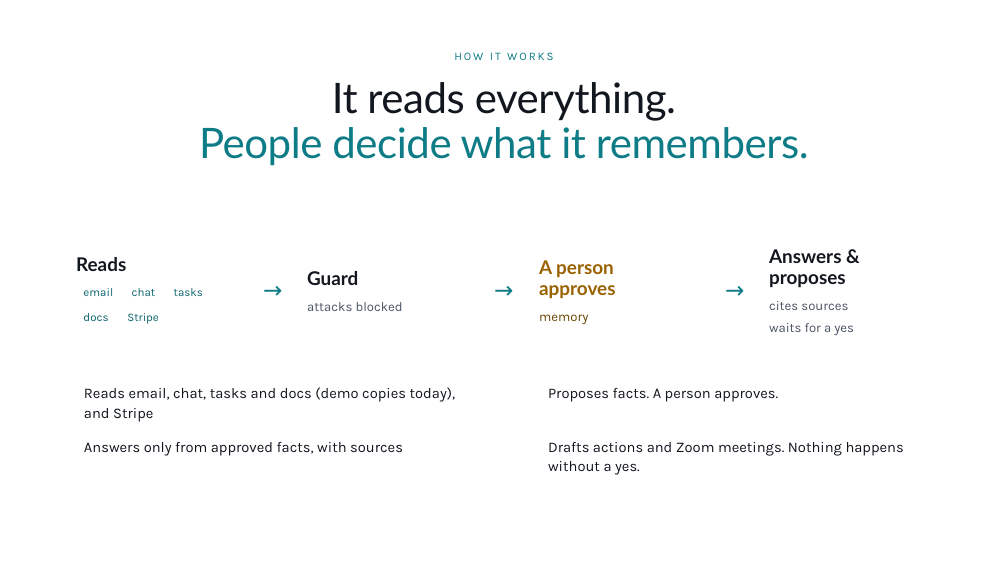
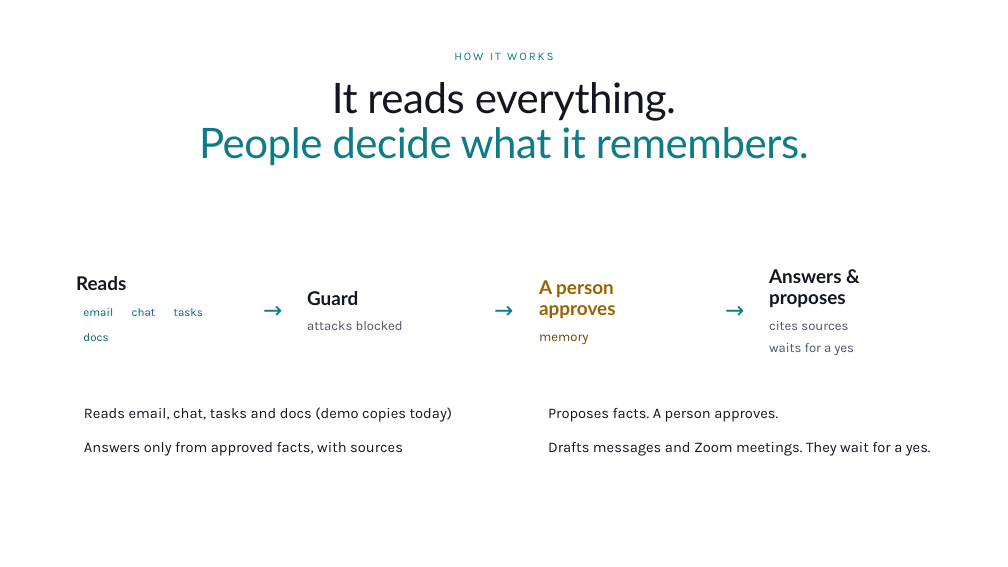
Before and after one commit to fakrulislam0085/GDG-Torino-AGENTHON-Jarvis, a slide deck: slide 3 of pitch/agenthon-deck/Jarvis AGENTHON A.pptx. Drawn at 1008x567 pixels with LibreOffice and Linux fonts; fonts in the diff are those of the drawing; background and template pictures are left out. Boxes give left, top, right and bottom in pixels: in the first picture for what was removed or moved away, otherwise in the second. Text is boxed around its words. In the diff, an @@ line names an element or a change of style, - is before the commit and + after.

```diff
--- a/pitch/agenthon-deck/Jarvis AGENTHON A.pptx
+++ b/pitch/agenthon-deck/Jarvis AGENTHON A.pptx
@@ 16 texts: place and size @@
-16 texts at <box>76,249,854,402</box>
+16 texts at <box>76,269,854,422</box>
@@ text removed at <box>127,313,159,324</box> @@
-Stripe
@@ text at <box>84,407,452,422</box>: text changed @@
-Reads email, chat, tasks and docs (demo copies today),
-and Stripe
+Reads email, chat, tasks and docs (demo copies today)
@@ text at <box>548,442,931,456</box>: text changed @@
-Drafts actions and Zoom meetings. Nothing happens
-without a yes.
+Drafts messages and Zoom meetings. They wait for a yes.
```
Also in this commit, not shown: 4 other slides changed, 15 other files.
